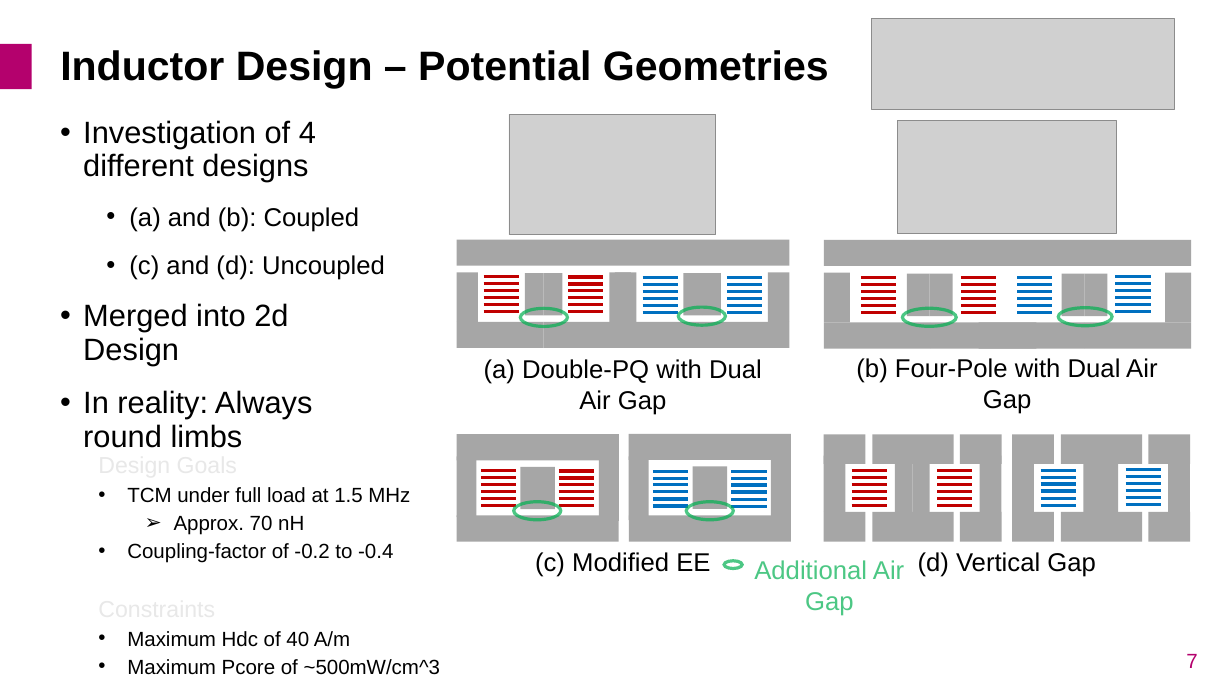
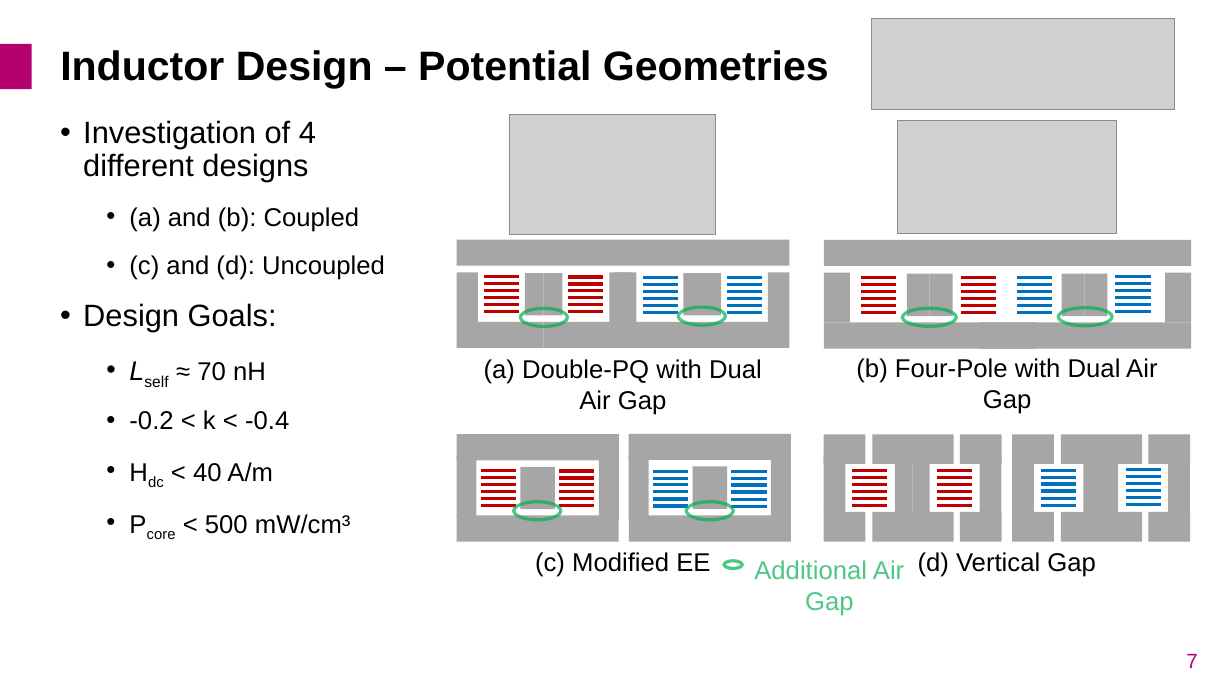
Before and after one commit to Keilomatico/IPEC2026_Coupled_Inductor_Buck, a slide deck: slide 7 of Presentation/IPEC2026_Adrian-Keil_Coupled-Inductor-Buck.pptx. Drawn at 1232x693 pixels with LibreOffice and Linux fonts; fonts in the diff are those of the drawing; grey boxes stand for pictures; background and template pictures are left out. Boxes give left, top, right and bottom in pixels: in the first picture for what was removed or moved away, otherwise in the second. Text is boxed around its words. In the diff, an @@ line names an element or a change of style, - is before the commit and + after.

```diff
--- a/Presentation/IPEC2026_Adrian-Keil_Coupled-Inductor-Buck.pptx
+++ b/Presentation/IPEC2026_Adrian-Keil_Coupled-Inductor-Buck.pptx
@@ text at (83, 303, 351, 534): text changed; size 24 to 20 pt @@
-• Merged into 2d Design
-• In reality: Always round limbs
+• Design Goals:
+  • Lself ≈ 70 nH
+  • -0.2 < k < -0.4
+  • Hdc < 40 A/m
+  • Pcore < 500 mW/cm³
@@ text removed at (127, 487, 440, 675) @@
-Design Goals
-• TCM under full load at 1.5 MHz
-  ➢ Approx. 70 nH
-• Coupling-factor of -0.2 to -0.4
-Constraints
-• Maximum Hdc of 40 A/m
-• Maximum Pcore of ~500mW/cm^3
```
Also in this commit, not shown: 5 other slides changed, 1 other file.
